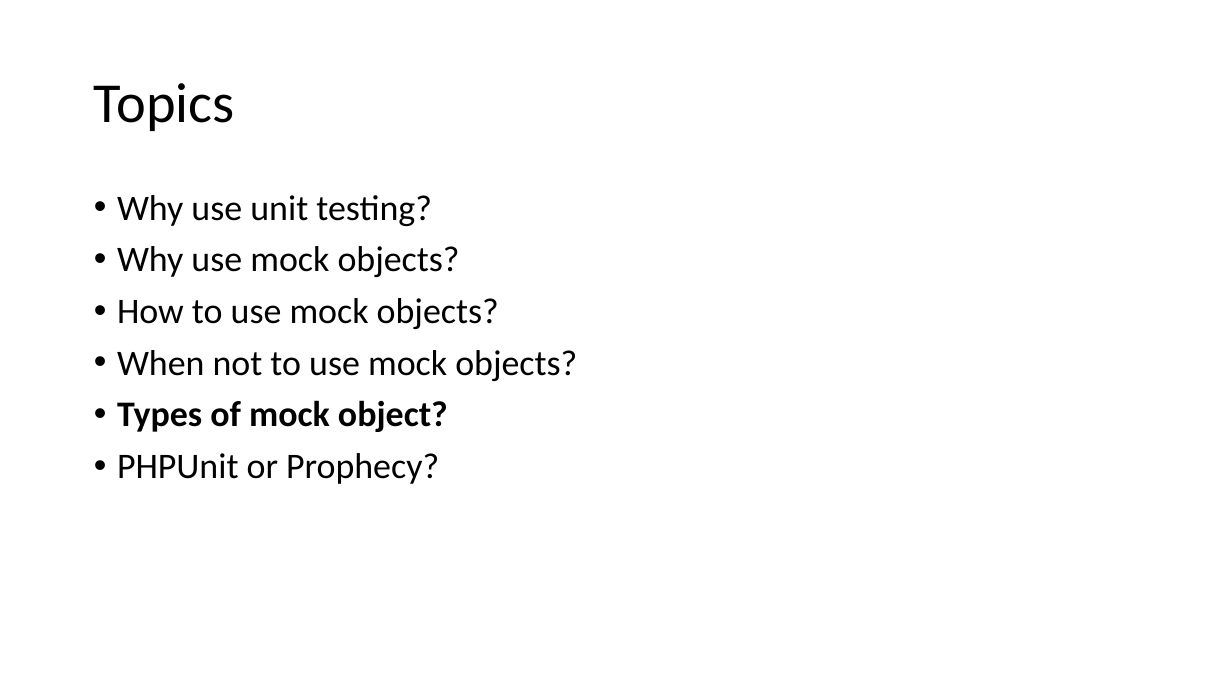
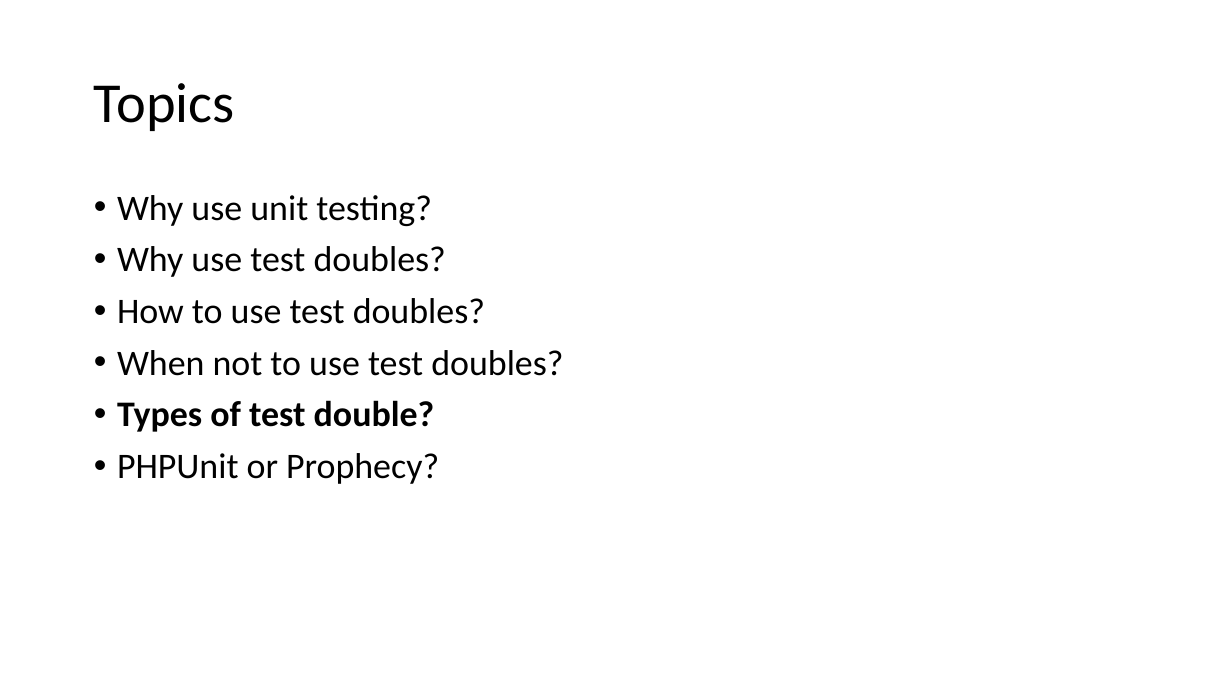
Before and after one commit to docljn/phpunit-or-prophecy-for-mocks, a slide deck: slide 13 of Creating Unit Test Mocks - PHPUnit or Prophecy.odp. Drawn at 1232x693 pixels with LibreOffice and Linux fonts; fonts in the diff are those of the drawing. Boxes give left, top, right and bottom in pixels: in the first picture for what was removed or moved away, otherwise in the second. Text is boxed around its words. In the diff, an @@ line names an element or a change of style, - is before the commit and + after.

```diff
--- a/Creating Unit Test Mocks - PHPUnit or Prophecy.odp
+++ b/Creating Unit Test Mocks - PHPUnit or Prophecy.odp
@@ text at box(117, 246, 563, 432): text changed @@
-• Why use mock objects?
-• How to use mock objects?
-• When not to use mock objects?
-• Types of mock object?
+• Why use test doubles?
+• How to use test doubles?
+• When not to use test doubles?
+• Types of test double?
```
Also in this commit, not shown: 5 other slides changed, 1 slide added, 1 other file.
